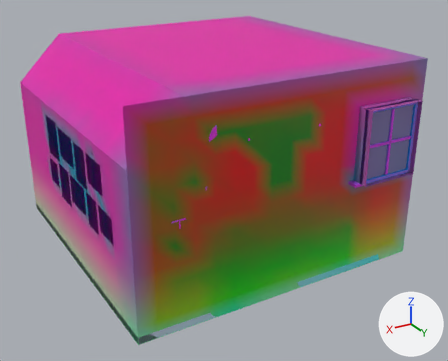
What one commit did to the glTF model models/room.glb.
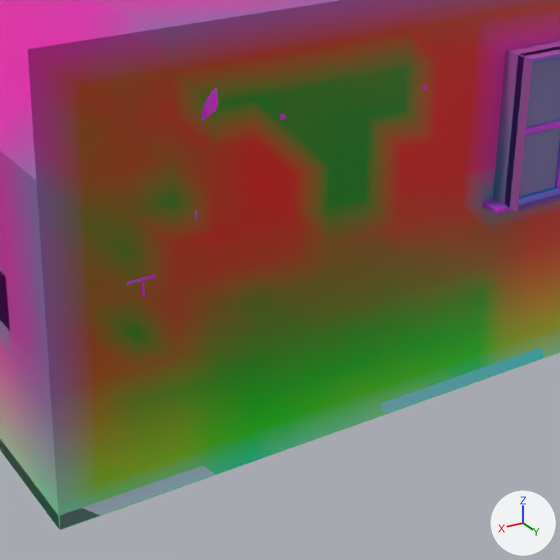
There are two pictures of each version: one whole from a camera (50 mm lens) standing at (4.05, 6.82, 4.33) and looking at (-0.07, -0.03, 0.9), one close up on the part from 24% to 86% of the width and 23% to 100% of the height. Lighting does not change. The marker at lower right points along +X, +Y and +Z. The first two pictures are the older version. Vertices at exactly the same position are counted once.

Names of what the first close-up shows: 'Room', 'Window' and 4 more.
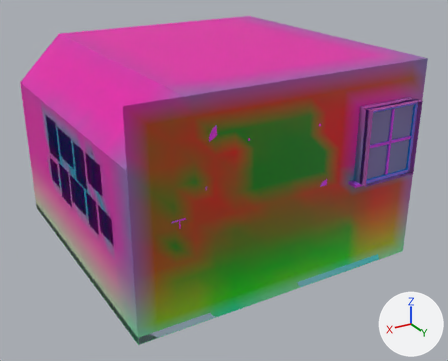
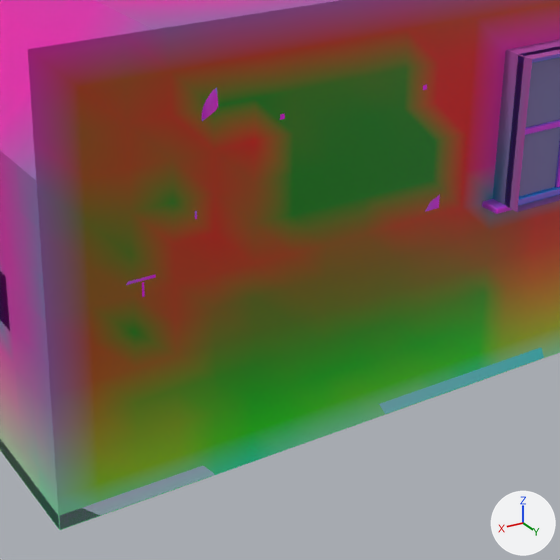
Where the change shows, as pixel boxes [x1, y1, x2, y2] in the close-ups (560 x 560 px):
'Poster_L', added: after [425, 195, 440, 212]
part 1 of me_room_s, recoloured: [225, 107, 465, 255] in both
part 2 of me_room_s, recoloured: [254, 224, 296, 255] in both
part 3 of me_room_s, recoloured: [254, 142, 463, 253] in both
part 4 of me_room_s, recoloured: [292, 110, 403, 242] in both
part 5 of me_room_s, recoloured: [258, 107, 437, 253] in both

What changed in the scene script:
```text
Add mat_w_poster_l:
    mat_w_poster_l = bpy.data.materials.new('W_Poster_L')
    # nodes: BsdfPrincipled, Mix, OutputMaterial, VertexColor
    # colours: white #e7e7e7, mixed with the vertex colours
Change me_room_s:
    where me_room_s.from_pydata(...)  # 1044 vertices, 1862 faces; spans x -2.0..2.0, y -2.4..1.82, z 0.0..2.7
    used by ob_room; location = (0.0, 0.0, 0.0)
    me_room_s part 1: 13 faces centred in x -0.79..0.93, y 1.6, z 1.23..1.93 are repainted in the vertex colours; the middle colour goes from red #ec2607 to orange #d54507
    me_room_s part 2: 12 faces centred in x -0.87..0.85, y 1.6, z 1.16..1.46 are repainted in the vertex colours; the middle colour goes from orange #dc3d07 to orange #d54507
    me_room_s part 3: 8 faces centred in x -0.54..0.69, y 1.6, z 1.46..1.85 are repainted in the vertex colours; the middle colour goes from red #f80f07 to green #009507
    me_room_s part 4: 8 faces centred in x -0.13..0.44, y 1.6, z 1.46..1.93 are repainted in the vertex colours; the middle colour goes from red #fb0704 to green #009504
    me_room_s part 5: 8 faces centred in x -0.38..0.69, y 1.6, z 1.16..1.93 are repainted in the vertex colours; the middle colour goes from red #f21c06 to green #009506
Add me_poster_l_d:
    me_poster_l_d.from_pydata(...)  # 28 vertices, 46 faces; spans x -0.53..-0.17, y 1.576..1.6, z 1.335..1.825
    # faces by material slot: [44, 2]
    me_poster_l_d.materials.append(mat_w_black)
    me_poster_l_d.materials.append(mat_w_poster_l)
Add ob_poster_l:
    ob_poster_l = bpy.data.objects.new('Poster_L', me_poster_l_d)
    ob_poster_l.location = (0.0, 0.0, 0.0)
```
